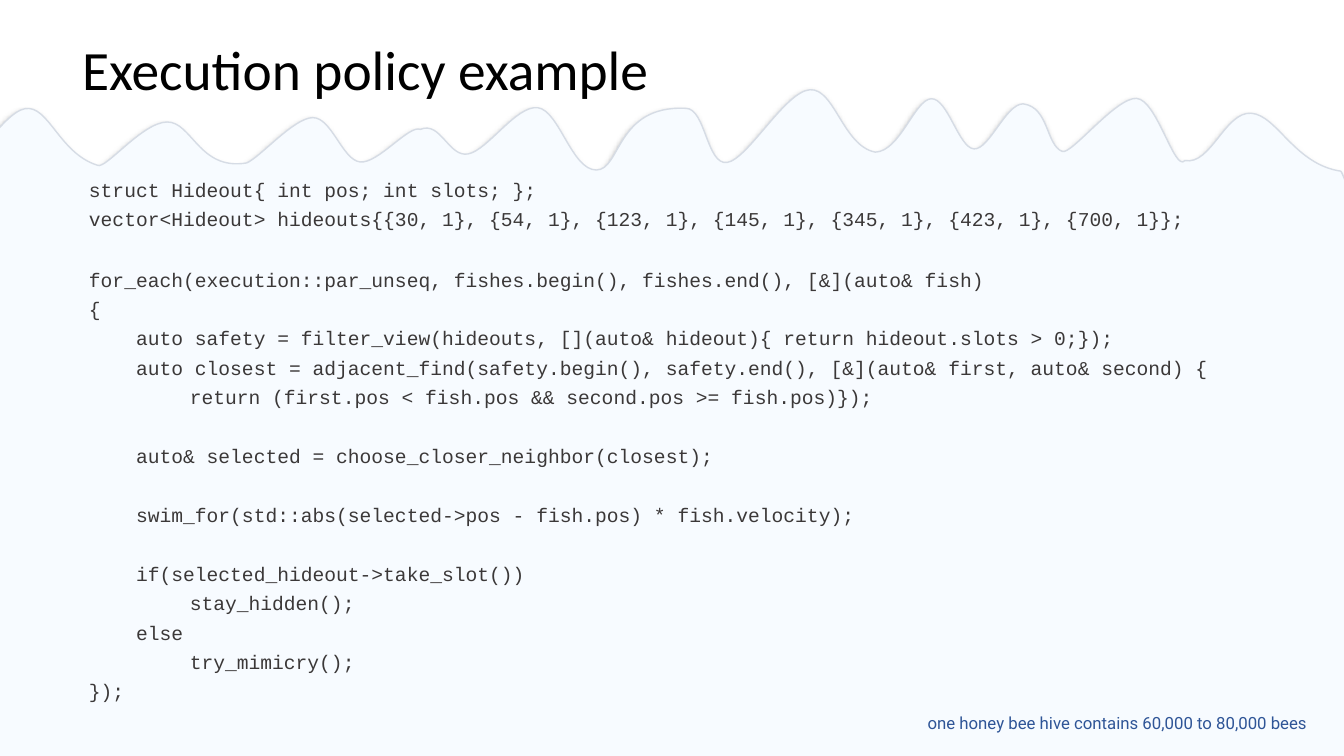
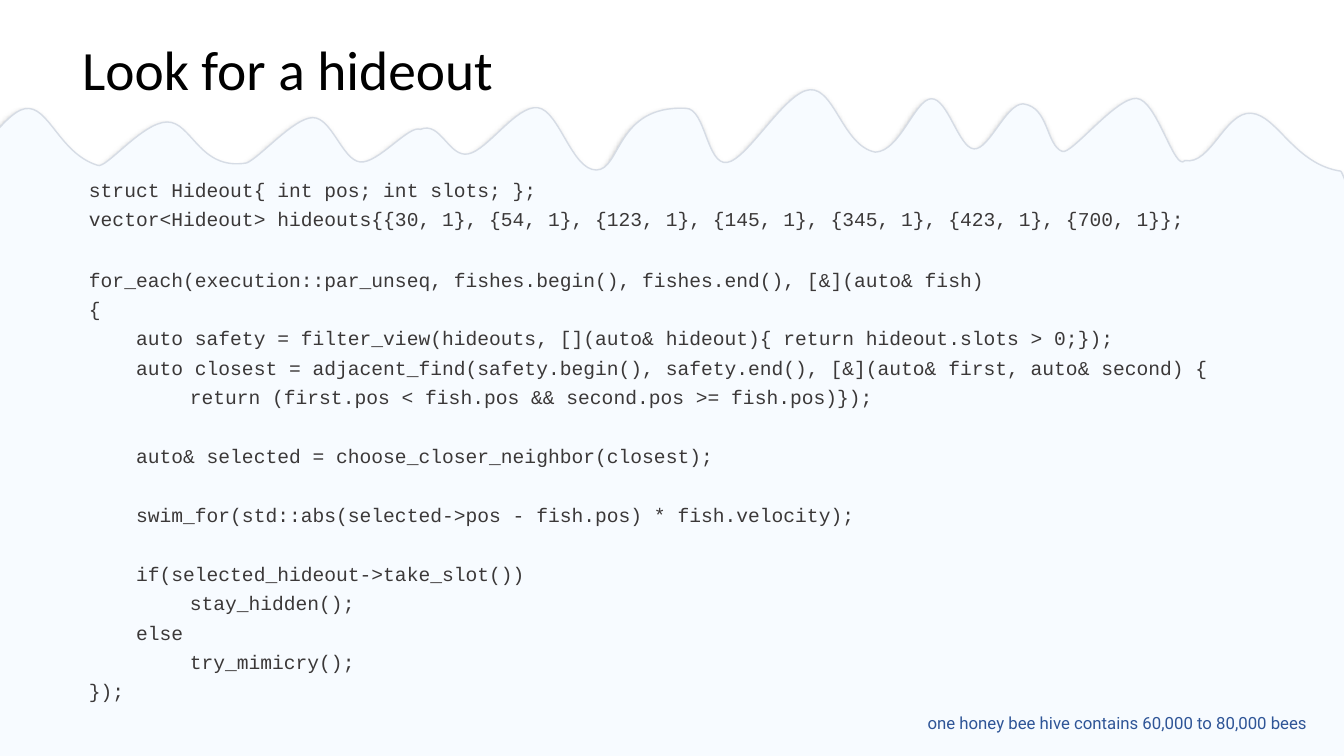
Before and after one commit to EmptySquareBubble/StoriesFromAParallelUniverse-, a slide deck: slide 39 of stories_from_a_paralel_universe.pptx. Drawn at 1344x756 pixels with LibreOffice and Linux fonts; fonts in the diff are those of the drawing. Boxes give left, top, right and bottom in pixels: in the first picture for what was removed or moved away, otherwise in the second. Text is boxed around its words. In the diff, an @@ line names an element or a change of style, - is before the commit and + after.

Commit message:
unseq atomic deadlock example

```diff
--- a/stories_from_a_paralel_universe.pptx
+++ b/stories_from_a_paralel_universe.pptx
@@ title at [82,51,492,91]: text changed @@
-Execution policy example
+Look for a hideout
```
Also in this commit, not shown: 9 other slides changed, 2 slides added.
